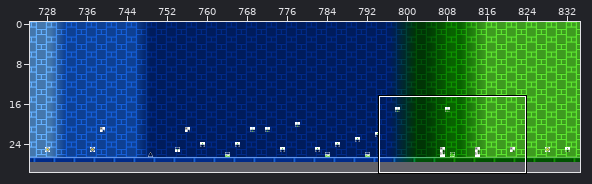
Two states of a Tiled map, levels/chr_data/tmx/polargeist.tmx. Above: a wide view before the commit, with the close-up outlined.
Close-up. Earlier state:
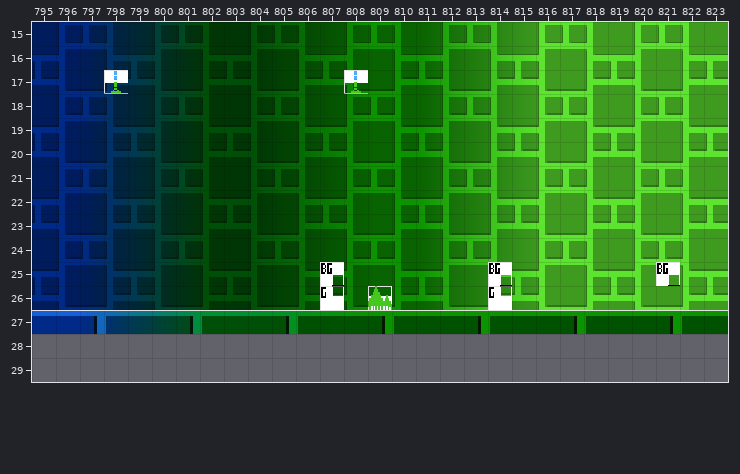
Cells are 16x16 px. Shown: x 795..823, y 15..29. The commit also changed other parts of the map, which this record leaves out. Not drawn, because the pictures are missing: unchanged layer "Layer 2".
The same view after the edit:
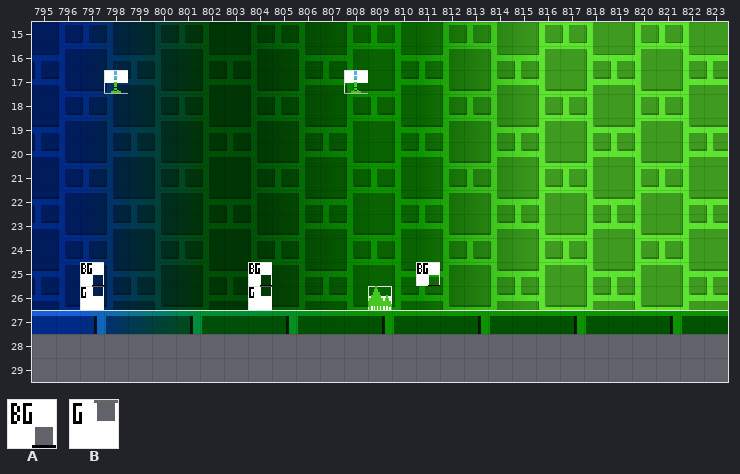
Key: from "sprites": A 256 "BG colour trigger", B 257 "Ground colour trigger".
Objects are placed by their top-left corner, in cells (3,4 is the top-left corner of cell 3,4); size is 1x1 cell unless given.
Difference:
--- layer "SP"
-A "BG colour trigger" at 807,25
+A "BG colour trigger" at 797,25
-A "BG colour trigger" at 814,25
+A "BG colour trigger" at 804,25
-A "BG colour trigger" at 821,25
+A "BG colour trigger" at 811,25
-B "Ground colour trigger" at 807,26
+B "Ground colour trigger" at 797,26
-B "Ground colour trigger" at 814,26
+B "Ground colour trigger" at 804,26
